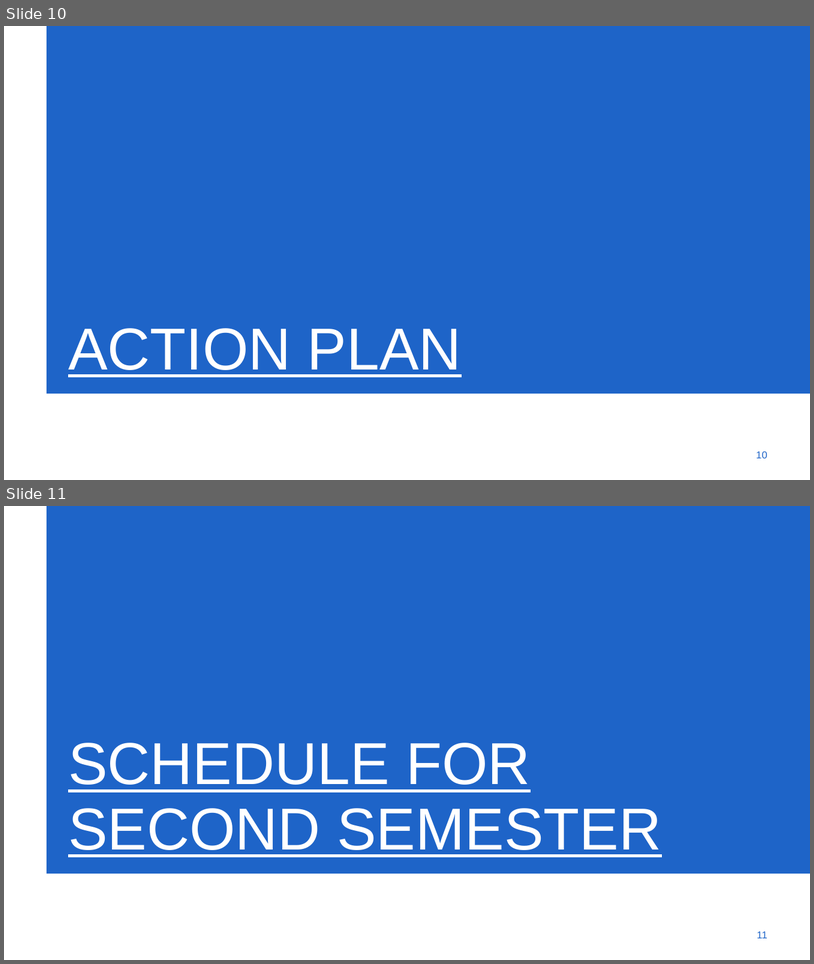
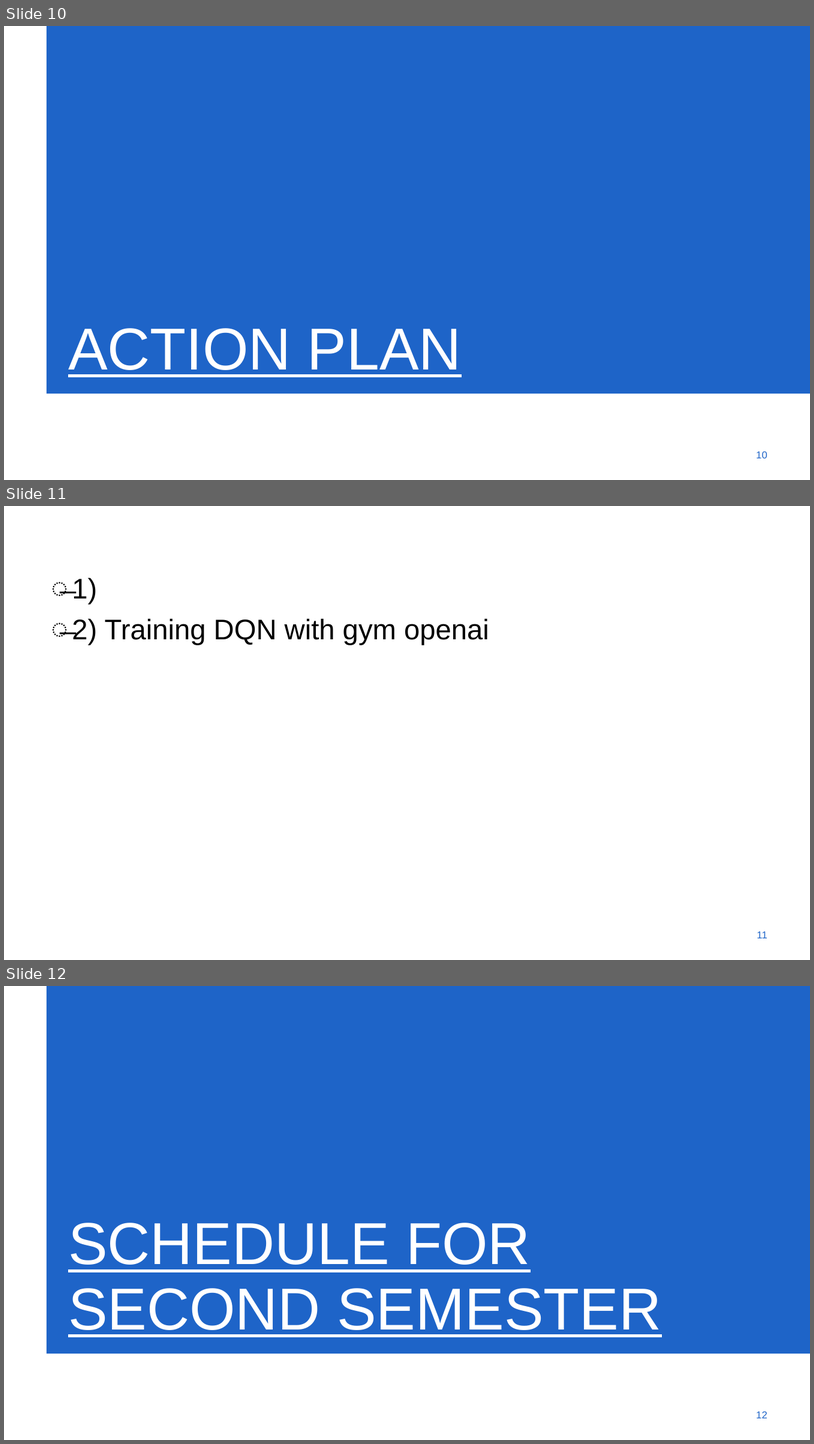
Before and after one commit to xdv6/MastersThesis, a slide deck: tussentijdse_presentatie/tussentijdse_presentatie_masterproef.potx. Shown one above the other, each under a label of ours: slides 10 and 11 before the commit, slides 10, 11 and 12 after it. The pictures are 814x964 and 814x1444 pixels, drawn with LibreOffice and Linux fonts; fonts in the diff are those of the drawing; background and template pictures are left out. Boxes give left, top, right and bottom in pixels: in the first picture for what was removed or moved away, otherwise in the second. Text is boxed around its words. In the diff, an @@ line names an element or a change of style, - is before the commit and + after.

```diff
--- a/tussentijdse_presentatie/tussentijdse_presentatie_masterproef.potx
+++ b/tussentijdse_presentatie/tussentijdse_presentatie_masterproef.potx
@@ slide 11 added at box(4, 506, 810, 960), background #FFFFFF @@
@@ text added at box(72, 577, 489, 645), 48 pt, text #000000 @@
+̶ 1)
+̶ 2) Training DQN with gym openai
@@ page number added at box(757, 931, 767, 938), 17.1 pt, text #1E64C8 @@
+11
@@ what was slide 11 is now slide 12 @@
@@ page number at box(756, 1411, 768, 1418): text changed @@
-11
+12
```
Also in this commit, not shown: 3 slides changed.
